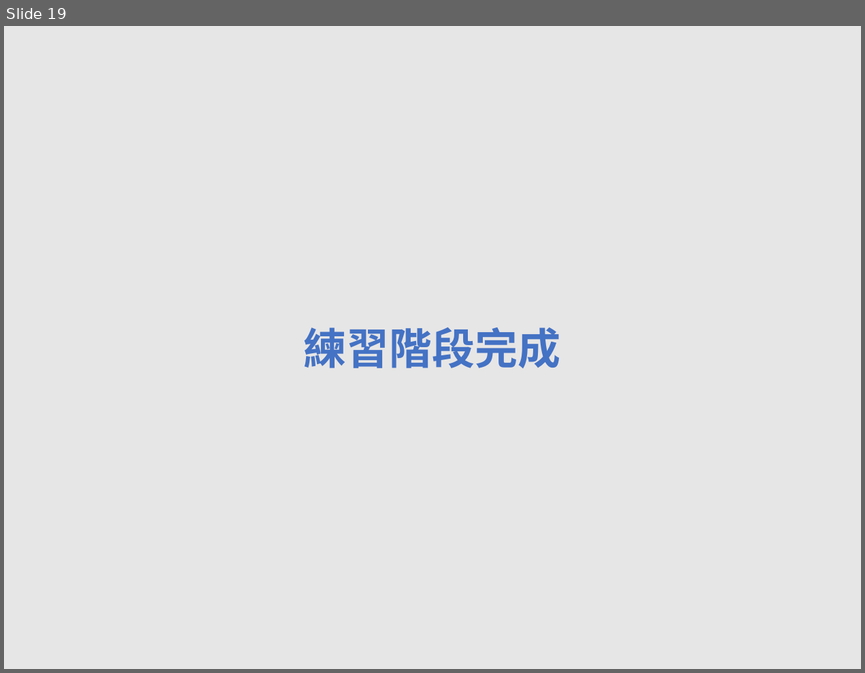
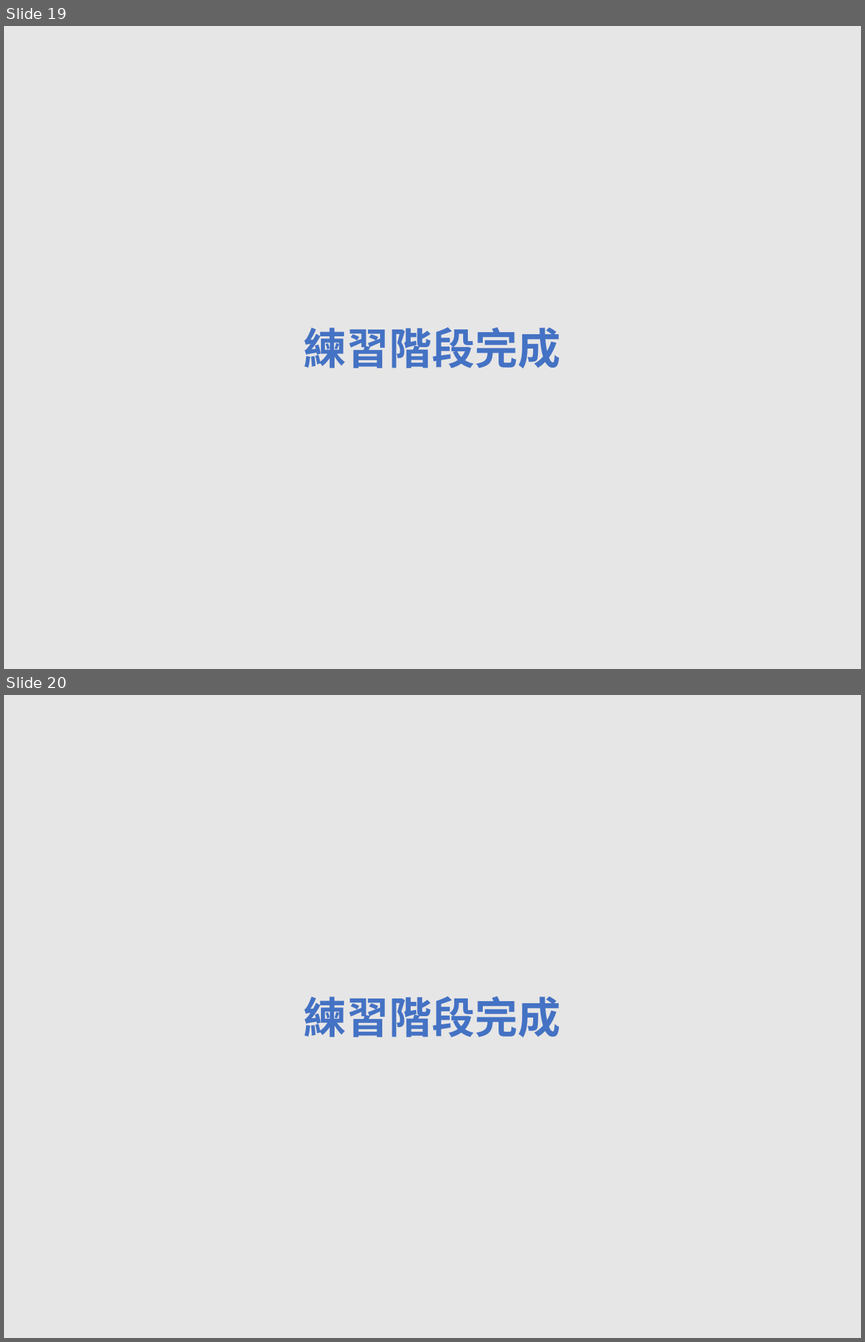
Before and after one commit to EJ-Chang/OSD-Study, a slide deck: WheelOSDtest/StimulusPNG.pptx. Shown one above the other, each under a label of ours: slide 19 before the commit, slides 19 and 20 after it. The pictures are 865x673 and 865x1342 pixels, drawn with LibreOffice and Linux fonts; fonts in the diff are those of the drawing. Boxes give left, top, right and bottom in pixels: in the first picture for what was removed or moved away, otherwise in the second. Text is boxed around its words. In the diff, an @@ line names an element or a change of style, - is before the commit and + after.

```diff
--- a/WheelOSDtest/StimulusPNG.pptx
+++ b/WheelOSDtest/StimulusPNG.pptx
@@ slide 20 added at (x1=4, y1=695, x2=861, y2=1338), background #E7E6E6 @@
@@ text added at (x1=304, y1=996, x2=561, y2=1037), 36 pt, text #4472C4, bold @@
+練習階段完成
```
Also in this commit, not shown: 2 other slides added.
